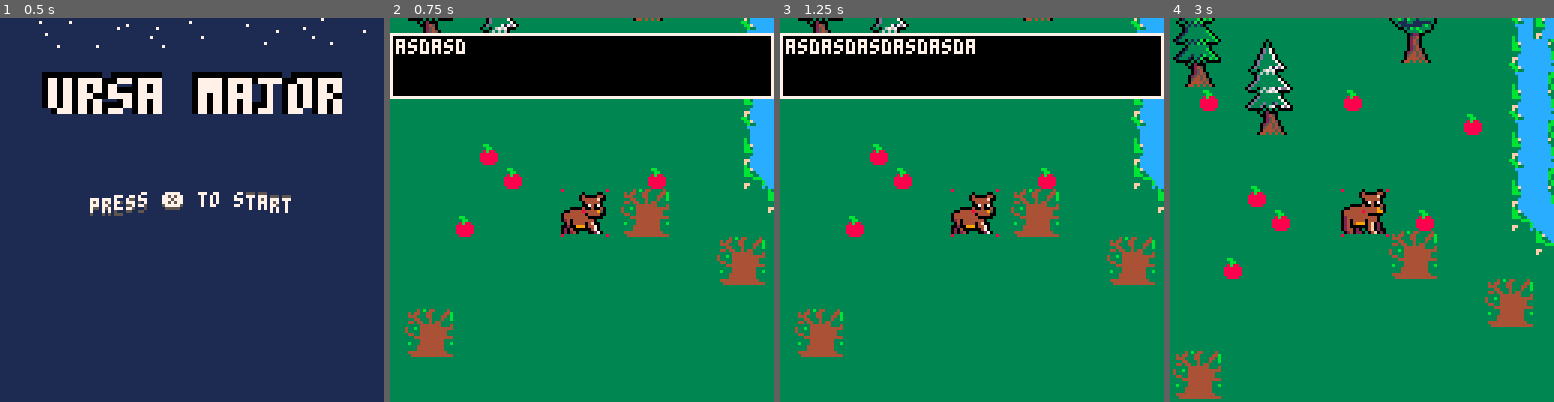
Above: before the commit, frames 1-4 (left to right).
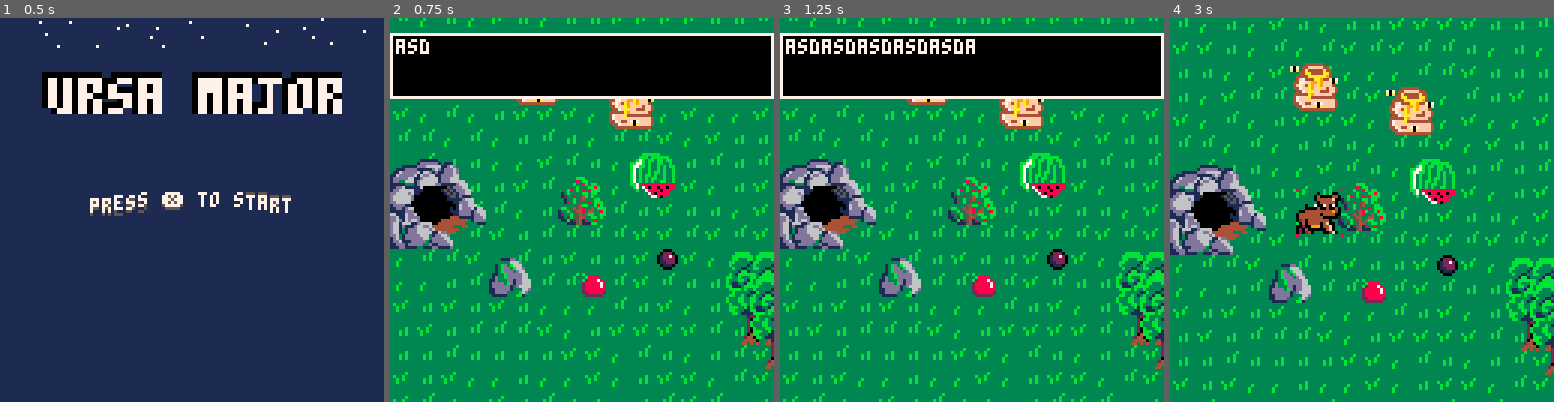
Above: after the commit, the same moments.

Repository: ekaktusz/harvest
Game: PICO-8 cartridge harvest.p8
The game is run twice, just before and just after one commit, with the same random seed, the same clock (stepped at 60 frames per second) and the same inputs.
Inputs:
- Up to frame 1 (0.5 s): tap X (X key) at 0.33 s
- Up to frame 2 (0.75 s): tap O (Z key) at 0.7 s
- Up to frame 3 (1.25 s): tap X (X key) at 1.07 s
- Up to frame 4 (3 s): hold Right 1.6-2.1 s; tap O (Z key) every 0.4 s from 1.7 to 2.9 s; tap X (X key) at 1.85, 2.97 s; hold Up 2.15-2.42 s; hold Right from 2.47 s (still down)

Frame 1 is identical in both runs. In frame 2, 20% of the frame differs, in the area x 0-100%, y 0-100%; in frame 3, 20%; in frame 4, 30%.

Commit message:
map improvements

Diff:
--- a/harvest.p8
+++ b/harvest.p8
@@ -4,7 +4,7 @@
 #include include/main.lua
 #include include/log.lua
 #include include/bear.lua
-#include include/apple.lua
+#include include/food.lua
 #include include/map.lua
 #include include/collision.lua
 #include include/particles.lua
@@ -16,6 +16,44 @@
 #include include/forest_level.lua
 #include include/trees.lua
 #include include/textbox.lua
+#include include/cave.lua
+#include include/terrain.lua
+#include include/mountain.lua
+#include include/stone.lua
+#include include/water.lua
+…(33 lines of a section not shown)…
 
 
 
@@ -115,38 +153,38 @@
 
 
 __gff__
-0000000001010000000002000000000000000000010100000000000000000000000000000000000000000000000000000000000000000000000000000000000000000000000000000000000000000000000000000000000000000000000000000000000000000000000000000000000000000000000000000000000000000000
+0000000000000000000000000000000000000000000000000000000000000000000000000000000000000000000000000000000000000000000000000000000000000000000000000000000000000000000000000000000000000000000000000000000000000000000000000000000000000000000000000000000000000000
 0000000000000000000000000000000000000000000000000000000000000000010101010101010101010000000000000101010101010101010100000000000000000000000000000000000000000000000000000000000000000000000000000000000000000000000000000000000000000000000000000000000000000000
 __map__
-1213121312131213121312130213121312131208090809131213121312130202020202020202020202020202020202020202020202020202020202020202020202020202020000000000000000000000000000000000000000000000000000000000000000000000000000000000000000000000000000000000000000000000
-0203020a02030203020302020202020202020218191819030203020302030202020202020202020202020202020202020202020202020202020202020202020202020202020000000000000000000000000000000000000000000000000000000000000000000000000000000000000000000000000000000000000000000000
-1213121312131213120a020202020a0202021208090809131213120405130202020202020202020202020202020202020202020202020202020202020202020202020202020000000000000000000000000000000000000000000000000000000000000000000000000000000000000000000000000000000000000000000000
-020288020202020a020202020202020202020218191819030203021415020202020202020202020202020202020202020202020202020202020202020202020202020202020000000000000000000000000000000000000000000000000000000000000000000000000000000000000000000000000000000000000000000000
-020202860202020202020a02020a020202021208090809131213121302020202020202020202020202020202020202020202020202020202020202020202020202020202020000000000000000000000000000000000000000000000000000000000000000000000000000000000000000000000000000000000000000000000
-020202020a020202020202020202028602020218191819030203020302020202020202020202020202020202020202020202020202020202020202020202020202020202020000000000000000000000000000000000000000000000000000000000000000000000000000000000000000000000000000000000000000000000
-0202020202028202020202020a02020202020202180809131213040502020202020202020202020202020202020202020202020202020202020202020202020202020202020000000000000000000000000000000000000000000000000000000000000000000000000000000000000000000000000000000000000000000000
-02020a0202020202020202020202020202020202081819020202141502030202020202020202020202020202020202020202020202020202020202020202020202020202020000000000000000000000000000000000000000000000000000000000000000000000000000000000000000000000000000000000000000000000
-0202020202020202028402020202020202020202181902020202121312130202020202020202020202020202020202020202020202020202020202020202020202020202020000000000000000000000000000000000000000000000000000000000000000000000000000000000000000000000000000000000000000000000
-0202028202020202020202020202020202020202080902020202020202020202020202020202020202020202020202020202020202020202020202020202020202020202020000000000000000000000000000000000000000000000000000000000000000000000000000000000000000000000000000000000000000000000
-020202020202020a02020202020a020202020202181902020202020202020202020202020202020202020202020202020202020202020202020202020202020202020202020000000000000000000000000000000000000000000000000000000000000000000000000000000000000000000000000000000000000000000000
-0202020202020202020202020202020202020a02080902020202020202020202020202020202020202020202020202020202020202020202020202020202020202020202020000000000000000000000000000000000000000000000000000000000000000000000000000000000000000000000000000000000000000000000
-0202020202020202020202020202020202020202181902020202020202020202020202020202020202020202020202020202020202020202020202020202020202020202020000000000000000000000000000000000000000000000000000000000000000000000000000000000000000000000000000000000000000000000
-0202020202020202020202020202020202020202080902020202020202020202020202020202020202020202020202020202020202020202020202020202020202020202020000000000000000000000000000000000000000000000000000000000000000000000000000000000000000000000000000000000000000000000
-0202020202020202020a02020202020202020202181902020202020202020405020202020202020202020202020202020202020202020202020202020202020202020202020000000000000000000000000000000000000000000000000000000000000000000000000000000000000000000000000000000000000000000000
-020202020202020202020a02020202020a020202160607020202020202021415020202020202020202020202020202020202020202020202020202020202020202020202020000000000000000000000000000000000000000000000000000000000000000000000000000000000000000000000000000000000000000000000
-0202020202020202020202020202020405020202021606070202020202020202020202020202020202020202020202020202020202020202020202020202020202020202020000000000000000000000000000000000000000000000000000000000000000000000000000000000000000000000000000000000000000000000
-02020202020202020a0202020202021415020202020216170202020202020202020202020202020202020202020202020202020202020202020202020202020202020202020000000000000000000000000000000000000000000000000000000000000000000000000000000000000000000000000000000000000000000000
-0202020202020202020202020202020202020204050202080902020202020202020202020202020202020202020202020202020202020202020202020202020202020202020000000000000000000000000000000000000000000000000000000000000000000000000000000000000000000000000000000000000000000000
-0202020202020202020202020202020202020214150202181902020202020202020202020202020202020202020202020202020202020202020202020202020202020202020000000000000000000000000000000000000000000000000000000000000000000000000000000000000000000000000000000000000000000000
-0202020202020202020202020202020202020202020202080902020202020202020202020202020202020202020202020202020202020202020202020202020202020202020000000000000000000000000000000000000000000000000000000000000000000000000000000000000000000000000000000000000000000000
-0202020202020405020202020202020202020202020202181902020202020202020202020202020202020202020202020202020202020202020202020202020202020202020000000000000000000000000000000000000000000000000000000000000000000000000000000000000000000000000000000000000000000000
-0202020202021415020202020202020202020202020202020202020202020202020202020202020202020202020202020202020202020202020202020202020202020202020000000000000000000000000000000000000000000000000000000000000000000000000000000000000000000000000000000000000000000000
-0202020202020202020202020202020202020202020202020202020202020202020202020202020202020202020202020202020202020202020202020202020202020202020000000000000000000000000000000000000000000000000000000000000000000000000000000000000000000000000000000000000000000000
-0202020202020202020202020202020202020202020202020202020202020202020202020202020202020202020202020202020202020202020202020202020202020202020000000000000000000000000000000000000000000000000000000000000000000000000000000000000000000000000000000000000000000000
-0202020202020202020202020202020202020202020202020202020202020202020202020202020202020202020202020202020202020202020202020202020202020202020000000000000000000000000000000000000000000000000000000000000000000000000000000000000000000000000000000000000000000000
-0202020202020202020202020202020202020202020202020202020202020202020202020202020202020202020202020202020202020202020202020202020202020202020000000000000000000000000000000000000000000000000000000000000000000000000000000000000000000000000000000040414243000000
-0202020202020202020202020202020202020202020202020202020202020202020202020202020202020202020202020202020202020202020202020202020202020202020000000000000000000000000000000000000000000000000000000000000000000000000000000000000000000000000000000050515253000000
-0202020202020202020202020202020202020202020202020202020202020202020202020202020202020202020202020202020202020202020202020202020202020202020000000000000000000000000000000000000000000000000000000000000000000000000000000000000000000000000000000060616263000000
-0202030202020202020202020202020202020202020202020202020202020202020202020202020202000000000000000000000000000000000000000000000000000000000000000000000000000000000000000000000000000000000000000000000000000000000000000000000000000000000000000070717273000000
-0212130202020202020202020202020202020202020202020202020202020202020202020202020202000000000000000000000000000000000000000000000000000000000000000000000000000000000000000000000000000000000000000000000000000000000000000000000000000000000000000000000000000000
-0202020202020202020202020202020202020202020202020202020202020202020202020202020202000000000000000000000000000000000000000000000000000000000000000000000000000000000000000000000000000000000000000000000000000000000000000000000000000000000000000000000000000000
+0e0e0e0e0e0e0e0e0e0e0e0e0e0e0e0e0e0e0e0e0e0e0e0e0e0e0e0e0e0e0e0e0e0e0e0e0e0e0e0e0e0e0e0e0e0e0e0e0e0e0e0e0e0e0e0e0e0e0e0e0e0e0e0e0e0e0e0e0e0000000000000000000000000000000000000000000000000000000000000000000000000000000000000000000000000000000000000000000000
+0e0e0e0e0e0e0e0e0e0e0e0e0e0e0e0e0e0e0e0e0e0e0ec80e0e0e0e0e0e0e0e0e0e0e0e0e0e0e0e0e0e0e0e0e0e0e0e0e0e0e0e0e0e0e0e0e0e0e0e0e0e0e0e0e0e0e0e0e0000000000000000000000000000000000000000000000000000000000000000000000000000000000000000000000000000000000000000000000
+0e0e0e0e0e040e0e0e0e0e0e0e0e0e0e0e0e0e0e0e0e0e0e0e0e0e0e0e0e0e0e0e0e0e0e0e0e0e0e0e0e0e0e0e0e0e0e0e0e0e0e0e0e0e0e0e0e0e0e0e0e0e0e0e0e0e0e0e0000000000000000000000000000000000000000000000000000000000000000000000000000000000000000000000000000000000000000000000
+0e0e0e0e0e0e0e0e0e040e0e0e0e0e0e0e0e0e0e0e0e848484840e0e0e0e0e0e0e0e0e0e0e0e0e0e0e0e0e0e0e0e0e0e0e0e0e0e0e0e0e0e0e0e0e0e0e0e0e0e0e0e0e0e0e0000000000000000000000000000000000000000000000000000000000000000000000000000000000000000000000000000000000000000000000
+0e0e0e0e0e0e0e0e0e0e0e0e0e0e0e0e0e0e0e0e0e0e0e840e0e0e0e0e0e0e0e0e0e0e0e0e0e0e0e0e0e0e0e0e0e0e0e0e0e0e0e0e0e0e0e0e0e0e0e0e0e0e0e0e0e0e0e0e0000000000000000000000000000000000000000000000000000000000000000000000000000000000000000000000000000000000000000000000
+0e0e0e0e0e0e0e0e0e0e0e0e0e0e0e0e0e0e0e0e0e0e0e0e0e0e0e0e0e0e0e0e0e0e0e0e0e0e0e0e0e0e0e0e0e0e0e0e0e0e0e0e0e0e0e0e0e0e0e0e0e0e0e0e0e0e0e0e0e0000000000000000000000000000000000000000000000000000000000000000000000000000000000000000000000000000000000000000000000
+c00e0e0e0e0e0e0e0e0e280e0e0e0e0e0e0e0e0e0e0e0e0e0e0e0e0e0e0e0e0e0e0e0e0e0e0e0e0e0e0e0e0e0e0e0e0e0e0e0e0e0e0e0e0e0e0e0e0e0e0e0e0e0e0e0e0e0e0000000000000000000000000000000000000000000000000000000000000000000000000000000000000000000000000000000000000000000000
+0e0e0e0e0e0e0e240e0e0e0e0e0e0e0e3a0e0e0e0e0e0e0e0e0e0e0e0e0e0e0e0e0e0e0e0e0e0e0e0e0e0e0e0e0e0e0e0e0e0e0e0e0e0e0e0e0e0e0e0e0e0e0e0e0e0e0e0e0000000000000000000000000000000000000000000000000000000000000000000000000000000000000000000000000000000000000000000000
+0e0e0e0e0e0e0e0e0e0e0e0e0e0e0e0e0e0e0e0e0e3b0e0e0e0e0e0e0e0e0e0e0e0e0e0e0e0e0e0e0e0e0e0e0e0e0e0e0e0e0e0e0e0e0e0e0e0e0e0e0e0e0e0e0e0e0e0e0e0000000000000000000000000000000000000000000000000000000000000000000000000000000000000000000000000000000000000000000000
+0e0e0e0e0e0e0e0e0e0e0e0e0e0e0e0e0e0e0e0e0e0e0e0e0e0e0e0e0e0e0e0e0e0e0e0e0e0e0e0e0e0e0e0e0e0e0e0e0e0e0e0e0e0e0e0e0e0e0e0e0e0e0e0e0e0e0e0e0e0000000000000000000000000000000000000000000000000000000000000000000000000000000000000000000000000000000000000000000000
+0e0e0e0e2c0e0e0e0e0e0e2b0e0e84840e0e0e0e0e0e0e0e0e0e860e0e0e0e0e0e0e0e0e0e0e0e0e0e0e0e0e0e0e0e0e0e0e0e0e0e0e0e0e0e0e0e0e0e0e0e0e0e0e0e0e0e0000000000000000000000000000000000000000000000000000000000000000000000000000000000000000000000000000000000000000000000
+0e0e0e0e0e0e0e0e2a0e0e0e0e0e0e840e0e0e0e0e0e0e0e0e0e0e0e0e0e0e0e0e0e0e0e0e0e0e0e0e0e0e0e0e0e0e0e0e0e0e0e0e0e0e0e0e0e0e0e0e0e0e0e0e0e0e0e0e0000000000000000000000000000000000000000000000000000000000000000000000000000000000000000000000000000000000000000000000
+0e0e0e0e0e0e0e0e0e0e0e0e0e0e0e0e0e0e0e0e0e0e0e0e0e0e0e0e0e0e0e0e0e0e0e0e0e0e0e0e0e0e0e0e0e0e0e0e0e0e0e0e0e0e0e0e0e0e0e0e0e0e0e0e0e0e0e0e0e0000000000000000000000000000000000000000000000000000000000000000000000000000000000000000000000000000000000000000000000
+0e0e0e0e0e0e0e0e0e0e0e0e0e0e0e0e0e0e0e0e0e0e0e0e0e0e0e0e0e0e0e0e0e0e0e0e0e0e0e0e0e0e0e0e0e0e0e0e0e0e0e0e0e0e0e0e0e0e0e0e0e0e0e0e0e0e0e0e0e0000000000000000000000000000000000000000000000000000000000000000000000000000000000000000000000000000000000000000000000
+0e0e0e0e0e0e0e0e0e0e0e0e0e0e0e0e0e0e0e0e0e0e0e0e0e0e0e0e0e0e0e0e0e0e0e0e0e0e0e0e0e0e0e0e0e0e0e0e0e0e0e0e0e0e0e0e0e0e0e0e0e0e0e0e0e0e0e0e0e0000000000000000000000000000000000000000000000000000000000000000000000000000000000000000000000000000000000000000000000
+0e0e0e0e0e0e0e0e0e0e0e0e0e0e0e0e0e0e0e0e0e0e0e0e0e0e0e0e0e0e0e0e0e0e0e0e0e0e0e0e0e0e0e0e0e0e0e0e0e0e0e0e0e0e0e0e0e0e0e0e0e0e0e0e0e0e0e0e0e0000000000000000000000000000000000000000000000000000000000000000000000000000000000000000000000000000000000000000000000
+0e0e0e0e0e0e0e0e0e0e0e0e0e0e0e0e0e0e0e0e0e0e0e0e0e0e0e0e0e0e0e0e0e0e0e0e0e0e0e0e0e0e0e0e0e0e0e0e0e0e0e0e0e0e0e0e0e0e0e0e0e0e0e0e0e0e0e0e0e0000000000000000000000000000000000000000000000000000000000000000000000000000000000000000000000000000000000000000000000
+0e0e0e0e0e0e0e0e0e0e0e0e0e0e0e0e0e0e0e0e0e0e0e0e0e0e0e0e0e0e0e0e0e0e0e0e0e0e0e0e0e0e0e0e0e0e0e0e0e0e0e0e0e0e0e0e0e0e0e0e0e0e0e0e0e0e0e0e0e0000000000000000000000000000000000000000000000000000000000000000000000000000000000000000000000000000000000000000000000
+0e0e0e0e0e0e0e0e0e0e0e0e0e0e0e0e0e0e0e0e0e0e0e0e0e0e0e0e0e0e0e0e0e0e0e0e0e0e0e0e0e0e0e0e0e0e0e0e0e0e0e0e0e0e0e0e0e0e0e0e0e0e0e0e0e0e0e0e0e0000000000000000000000000000000000000000000000000000000000000000000000000000000000000000000000000000000000000000000000
+0e0e0e0e0e0e0e0e0e0e0e0e0e0e0e0e0e0e0e0e0e0e0e0e0e0e0e0e0e0e0e0e0e0e0e0e0e0e0e0e0e0e0e0e0e0e0e0e0e0e0e0e0e0e0e0e0e0e0e0e0e0e0e0e0e0e0e0e0e0000000000000000000000000000000000000000000000000000000000000000000000000000000000000000000000000000000000000000000000
+0e0e0e0e0e0e0e0e0e0e0e0e0e0e0e0e0e0e0e0e0e0e0e0e0e0e0e0e0e0e0e0e0e0e0e0e0e0e0e0e0e0e0e0e0e0e0e0e0e0e0e0e0e0e0e0e0e0e0e0e0e0e0e0e0e0e0e0e0e0000000000000000000000000000000000000000000000000000000000000000000000000000000000000000000000000000000000000000000000
+0e0e0e0e0e0e0e0e0e0e0e0e0e0e0e0e0e0e0e0e0e0e0e0e0e0e0e0e0e0e0e0e0e0e0e0e0e0e0e0e0e0e0e0e0e0e0e0e0e0e0e0e0e0e0e0e0e0e0e0e0e0e0e0e0e0e0e0e0e0000000000000000000000000000000000000000000000000000000000000000000000000000000000000000000000000000000000000000000000
+0e0e0e0e0e0e0e0e0e0e0e0e0e0e0e0e0e0e0e0e0e0e0e0e0e0e0e0e0e0e0e0e0e0e0e0e0e0e0e0e0e0e0e0e0e0e0e0e0e0e0e0e0e0e0e0e0e0e0e0e0e0e0e0e0e0e0e0e0e0000000000000000000000000000000000000000000000000000000000000000000000000000000000000000000000000000000000000000000000
+0e0e0e0e0e0e0e0e0e0e0e0e0e0e0e0e0e0e0e0e0e0e0e0e0e0e0e0e0e0e0e0e0e0e0e0e0e0e0e0e0e0e0e0e0e0e0e0e0e0e0e0e0e0e0e0e0e0e0e0e0e0e0e0e0e0e0e0e0e0000000000000000000000000000000000000000000000000000000000000000000000000000000000000000000000000000000000000000000000
+0e0e0e0e0e0e0e0e0e0e0e0e0e0e0e0e0e0e0e0e0e0e0e0e0e0e0e0e0e0e0e0e0e0e0e0e0e0e0e0e0e0e0e0e0e0e0e0e0e0e0e0e0e0e0e0e0e0e0e0e0e0e0e0e0e0e0e0e0e0000000000000000000000000000000000000000000000000000000000000000000000000000000000000000000000000000000000000000000000
+0e0e0e0e0e0e0e0e0e0e0e0e0e0e0e0e0e0e0e0e0e0e0e0e0e0e0e0e0e0e0e0e0e0e0e0e0e0e0e0e0e0e0e0e0e0e0e0e0e0e0e0e0e0e0e0e0e0e0e0e0e0e0e0e0e0e0e0e0e0000000000000000000000000000000000000000000000000000000000000000000000000000000000000000000000000000000000000000000000
+0e0e0e0e0e0e0e0e0e0e0e0e0e0e0e0e0e0e0e0e0e0e0e0e0e0e0e0e0e0e0e0e0e0e0e0e0e0e0e0e0e0e0e0e0e0e0e0e0e0e0e0e0e0e0e0e0e0e0e0e0e0e0e0e0e0e0e0e0e0000000000000000000000000000000000000000000000000000000000000000000000000000000000000000000000000000000040414243000000
+0e0e0e0e0e0e0e0e0e0e0e0e0e0e0e0e0e0e0e0e0e0e0e0e0e0e0e0e0e0e0e0e0e0e0e0e0e0e0e0e0e0e0e0e0e0e0e0e0e0e0e0e0e0e0e0e0e0e0e0e0e0e0e0e0e0e0e0e0e0000000000000000000000000000000000000000000000000000000000000000000000000000000000000000000000000000000050515253000000
+0e0e0e0e0e0e0e0e0e0e0e0e0e0e0e0e0e0e0e0e0e0e0e0e0e0e0e0e0e0e0e0e0e0e0e0e0e0e0e0e0e0e0e0e0e0e0e0e0e0e0e0e0e0e0e0e0e0e0e0e0e0e0e0e0e0e0e0e0e0000000000000000000000000000000000000000000000000000000000000000000000000000000000000000000000000000000060616263000000
+0e0e0e0e0e0e0e0e0e0e0e0e0e0e0e0e0e0e0e0e0e0e0e0e0e0e0e0e0e0e0e0e0e0e0e0e0e0e0e0e0e000000000000000000000000000000000000000000000000000000000000000000000000000000000000000000000000000000000000000000000000000000000000000000000000000000000000000070717273000000
+0e0e0e0e0e0e0e0e0e0e0e0e0e0e0e0e0e0e0e0e0e0e0e0e0e0e0e0e0e0e0e0e0e0e0e0e0e0e0e0e0e000000000000000000000000000000000000000000000000000000000000000000000000000000000000000000000000000000000000000000000000000000000000000000000000000000000000000000000000000000
+0e0e0e0e0e0e0e0e0e0e0e0e0e0e0e0e0e0e0e0e0e0e0e0e0e0e0e0e0e0e0e0e0e0e0e0e0e0e0e0e0e000000000000000000000000000000000000000000000000000000000000000000000000000000000000000000000000000000000000000000000000000000000000000000000000000000000000000000000000000000
--- a/include/apple.lua
+++ /dev/null
@@ -1,24 +0,0 @@
-function init_apples()
-    apples = get_all_coords_for_spriten(10)
-    eaten_apples = {}
-end
-
-function draw_apples()
-    for apple in all(apples) do
-        spr(apple.sprite,apple.x,apple.y,1,1)
-    end
-    for apple in all(eaten_apples) do
-        spr(apple.sprite,apple.x,apple.y,1,1)
-    end
-end
-
-function update_apples()
-
-end
-
-function bear_collide_with_apple(apple)
-    apple_copy = {x=apple.x, y=apple.y, w=apple.w, h=apple.h, sprite=26}
-    add(eaten_apples, apple_copy)
-    del(apples, apple)
-    bear.num_eaten += 1
-end
--- a/include/bear.lua
+++ b/include/bear.lua
@@ -1,7 +1,7 @@
 function init_bear()
     bear = {
-        x = 100,
-        y = 128,
+        x = cave.x-10,
+        y = cave.y+12,
         dx = 0,
         dy = 0,
         w = 15,
@@ -11,7 +11,7 @@
         spr = 0,
         speed = 0.6,
         num_eaten = 0,
-        anim = init_animation(0, 11, 14),
+        anim = init_animation(0, 16, 10),
         level = 0,
         angle = 0,
         freezed = false,
@@ -23,7 +23,7 @@
 function draw_bear()
     --spr(bear.spr, bear.x, bear.y, 2, 2, bear.last_dir==0, false)
     if bear.level == 0 then
-        sspr(bear.anim.current_frame*8,0,16,16,bear.x,bear.y,bear.real_w,bear.real_h,bear.last_dir==0,false)
+        sspr(bear.anim.current_frame,16,16,16,bear.x,bear.y,bear.real_w,bear.real_h,bear.last_dir==0,false)
     elseif bear.level == 1 then
         sspr(bear.anim.current_frame,32,32,32,bear.x,bear.y,bear.real_w,bear.real_h,bear.last_dir==0,false)
     elseif bear.level == 2 then
@@ -115,7 +115,7 @@
         bear.dy+=bear.speed
     end
     if btnp(4) then
-        bear_collide_with_objs(apples, bear_collide_with_apple)
+        bear_collide_with_objs(foods, bear_collide_with_food)
     end
 
 end
--- /dev/null
+++ b/include/cave.lua
@@ -0,0 +1,16 @@
+function init_cave()
+    cave = get_all_coords_for_spriten(192, 4, 4)
+    cave = cave[1]
+end
+
+function draw_cave_top()
+    spr(cave.sprite,cave.x,cave.y,4,4)
+end
+
+function draw_cave_bot()
+    spr(196,cave.x,cave.y,4,4)
+end
+
+function update_cave()
+
+end
--- /dev/null
+++ b/include/food.lua
@@ -0,0 +1,39 @@
+function init_foods()
+    foods = {}
+    eaten_foods = {}
+    apples = get_all_coords_for_spriten(42)
+    purpls = get_all_coords_for_spriten(43)
+    purpls2 = get_all_coords_for_spriten(58)
+    pears = get_all_coords_for_spriten(59)
+    honeys = get_all_coords_for_spriten(4,2,2)
+    berrys = get_all_coords_for_spriten(36,2,2)
+    melons = get_all_coords_for_spriten(40,2,2)
+
+    table_concat(foods,apples)
+    table_concat(foods,purpls)
+    table_concat(foods,purpls2)
+    table_concat(foods,pears)
+    table_concat(foods,honeys)
+    table_concat(foods,berrys)
+    table_concat(foods,melons)
+end
+
+function draw_foods()
+    for food in all(foods) do
+        spr(food.sprite,food.x,food.y,food.w/8,food.h/8)
+    end
+    for food in all(eaten_foods) do
+        spr(food.sprite,food.x,food.y,food.w/8,food.h/8)
+    end
+end
+
+function update_foods()
+
+end
+
+function bear_collide_with_food(food)
+    food_copy = {x=food.x, y=food.y, w=food.w, h=food.h, sprite=14}
+    add(eaten_foods, food_copy)
+    del(foods, food)
+    bear.num_eaten += 1
+end
--- a/include/game_state.lua
+++ b/include/game_state.lua
@@ -3,18 +3,23 @@
     _draw = draw_game
     palt(14, true) -- pink color as transparency is true
     palt(0, false) -- black color as transparency is false
+    init_terrain()
+    init_cave()
     init_bear()
-    init_apples()
+    init_foods()
     init_trees()
     init_space()
     init_sparks()
+    init_mountains()
+    init_stones()
+    init_water()
     snowing = false
     tb_1 = tb_init({"asdasdasdasdasda"})
 end
 
 function update_game()
     update_bear()
-    update_apples()
+    update_foods()
     update_parts(bear_parts)
 
     tb_update(tb_1)
@@ -38,10 +43,17 @@
     cls(0)
     camera_follow_bear()
     map(0,0,0,0,128,32)
-    draw_apples()
+    draw_terrain()
+    draw_water()
+    draw_foods()
     draw_parts(bear_parts)
+    draw_cave_bot()
     draw_bear()
+    draw_cave_top()
+    draw_mountains()
     draw_trees()
+    draw_stones()
+
 
     if(bear.level >= 1) then
         draw_parts(snow_parts)
--- a/include/map.lua
+++ b/include/map.lua
@@ -4,12 +4,12 @@
     local _w = w or 1
     local _h = h or 1
     local t = {}
-    for i=1,127,1 do
-        for j=1,32,1 do
+    for i=0,127,1 do
+        for j=0,32,1 do
             local sprite_num = mget(i,j)
             if (sprite_num == spriten) then
                 add(t, {x=i*8,y=j*8,w=_w*8,h=_h*8,sprite=spriten})
-                mset(i,j,2)
+                mset(i,j,14)
             end
         end
     end
@@ -29,9 +29,43 @@
 
 function solid_on_coord(x,y)
     for tree in all(trees) do
-        if bear_collide_with_obj(tree) then
+        tree_solid = {x=tree.x, y=tree.y+3*tree.h/4, w=tree.w, h=tree.h/4}
+        --pset(tree_solid.x,tree_solid.y,8)
+        --pset(tree_solid.x+tree_solid.w,tree_solid.y+tree_solid.h,8)
+        --draw_hitbox(tree_solid)
+        if bear_collide_with_obj(tree_solid) then
             return true
         end
     end
+
+    cave_solid1 = {x=cave.x,y=cave.y+5, w=cave.w*4/5, h=5}
+    cave_solid2 = {x=cave.x,y=cave.y+cave.h-3, w=cave.w*4/5, h=3}
+    --draw_hitbox(cave_solid1)
+    --draw_hitbox(cave_solid2)
+    if bear_collide_with_obj(cave_solid1) then
+        return true
+    end
+    if bear_collide_with_obj(cave_solid2) then
+        return true
+    end
+
+    for stone in all(stones) do
+        --draw_hitbox(stone)
+        if bear_collide_with_obj(stone) then
+            return true
+        end
+    end
+
+    for w in all(water) do
+        --draw_hitbox(stone)
+        if bear_collide_with_obj(w) then
+            return true
+        end
+    end
+
     return false
 end
+
+function draw_hitbox(obj)
+    rect(obj.x, obj.y, obj.x+obj.w, obj.y+obj.h)
+end
--- /dev/null
+++ b/include/mountain.lua
@@ -0,0 +1,9 @@
+function init_mountains()
+    mountains = get_all_coords_for_spriten(200)
+end
+
+function draw_mountains()
+    for m in all(mountains) do
+        spr(m.sprite,m.x,m.y,4,4)
+    end
+end
--- /dev/null
+++ b/include/stone.lua
@@ -0,0 +1,9 @@
+function init_stones()
+    stones = get_all_coords_for_spriten(44, 2, 2)
+end
+
+function draw_stones()
+    for stone in all(stones) do
+        spr(stone.sprite,stone.x,stone.y,2,2)
+    end
+end
--- /dev/null
+++ b/include/terrain.lua
@@ -0,0 +1,21 @@
+function init_terrain()
+    terrain = get_all_coords_for_spriten(14)
+
+    summer_options = {138, 139, 154, 155}
+    summer_options_end = {170, 171, 186, 187}
+    fall_options = {140, 141, 156, 157}
+    fall_options_end = {172, 173, 188, 189}
+    winter_options = {174, 175, 190, 191}
+    winter_options_end = {142, 143, 158, 159}
+
+    for t in all(terrain) do
+        t.sprite = summer_options[ get_rand(1, #summer_options + 1 ) ]
+    end
+end
+
+function draw_terrain()
+    --print(count(terrain), cam_x, cam_y)
+    for t in all(terrain) do
+        spr(t.sprite,t.x,t.y,1,1)
+    end
+end
--- a/include/trees.lua
+++ b/include/trees.lua
@@ -12,7 +12,7 @@
 	table_concat(trees,trees_4)
 	table_concat(trees,trees_5)
 
-    trees = array_reverse(trees)
+    --trees = array_reverse(trees)
 
     eaten_trees = {}
 end
--- /dev/null
+++ b/include/water.lua
@@ -0,0 +1,9 @@
+function init_water()
+    water = get_all_coords_for_spriten(204,2,2)
+end
+
+function draw_water()
+    for w in all(water) do
+        spr(w.sprite,w.x,w.y,2,2)
+    end
+end
Not shown, changed: 96 lines of the sprite sheet (__gfx__) section of harvest.p8
